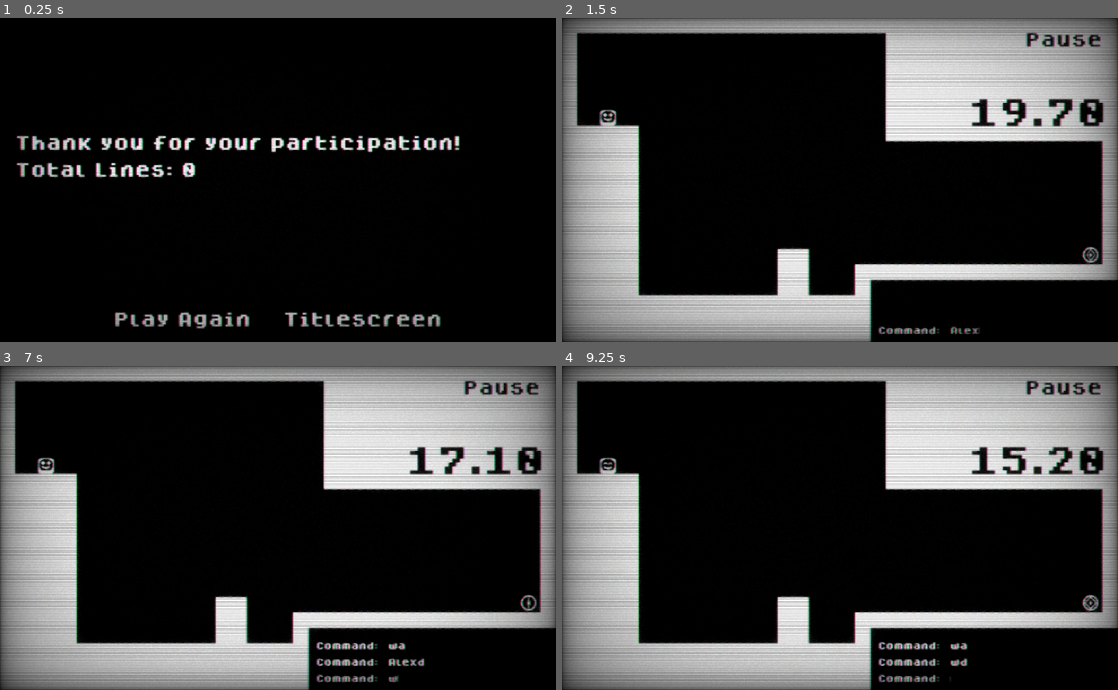
Above: before the commit, frames 1-4 (two rows, left to right).
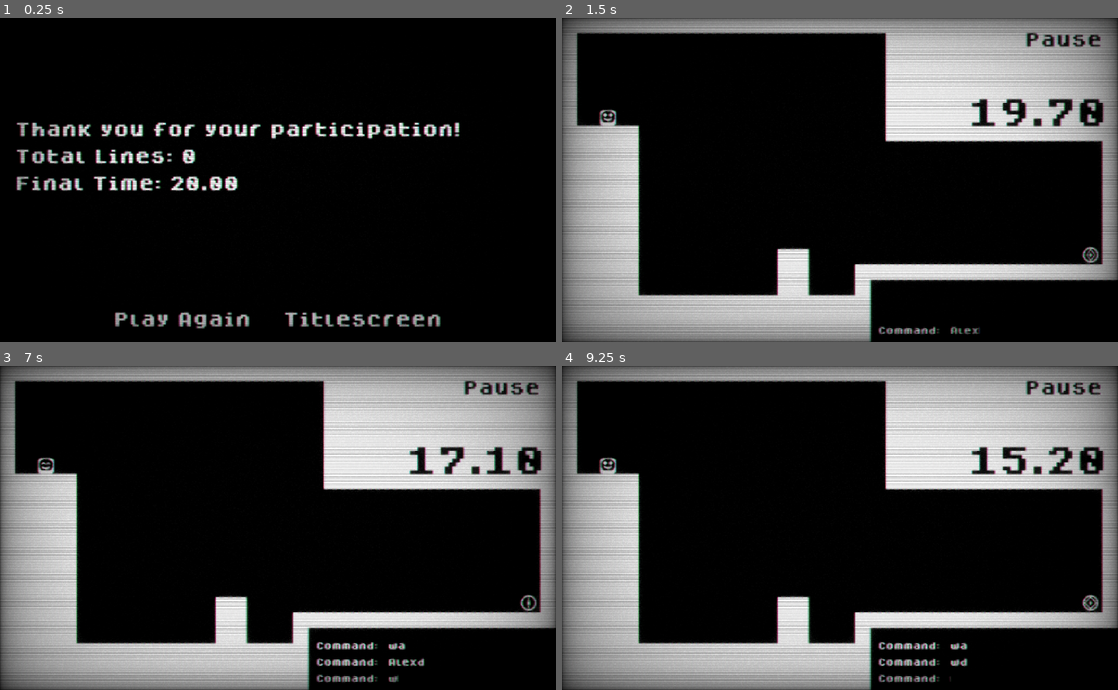
Above: after the commit, the same moments.

Repository: AlejandroCiuba/20s-Game-Jam-2025
Game: Godot game, scene res://scenes/screens/victory.tscn
Two runs of this game, one before a commit and one after it. Both use one fixed random seed, a clock stepped at 60 frames per second and the inputs below. This scene is started directly instead of the project's main scene. Sound files missing from this copy of the repository are replaced by a short silence.
Inputs (mouse positions are in pixels of both pictures, inside the frame that each line leads up to):
- Up to frame 1 (0.25 s): no input
- Up to frame 2 (1.5 s): click "Play Again" at 0.5 s; click (995, 332) at 1.27 s; type "Alex" at 1.35 s
- Up to frame 3 (7 s): tap Enter (command) at 2, 2.1, 4.35, 5.1, 6.6 s; hold D (right) 2.03-2.75 s; tap W (jump) at 2.27, 4.52, 6.77 s; click "Pause" at 2.75 s; click "Restart" at 3.5 s; hold D (right) 4.28-5.03 s; hold A (left) 5.03-5.75 s; click (405, 680) at 5.77 s; type "Alex" at 5.85 s; hold D (right) from 6.53 s (still down)
- Up to frame 4 (9.25 s): tap Enter (command) at 7.35, 8.1, 8.85 s; tap W (jump) at 7.52, 8.27 s; release D (right) at 8.03 s; hold A (left) 8.03-8.78 s; hold D (right) from 8.78 s (still down)

The runs differ from the first frame. In frame 1, 6.7% of the frame differs, in the area x 2-83%, y 32-54%; in frame 2, nothing differs; in frame 3, less than 0.1%; in frame 4, less than 0.1%.

Commit message:
Added final time to the final screen; TODO fix decimal input in terminal

Diff:
--- a/scenes/screens/level.gd
+++ b/scenes/screens/level.gd
@@ -4,6 +4,7 @@
 
 
 func _on_gate_player_entered() -> void:
+	Manager.final_time = $Canvases/UILayer/UI.curr_time as float
 	Manager.victory()
 
 
--- a/scripts/manager.gd
+++ b/scripts/manager.gd
@@ -1,6 +1,7 @@
 extends Node
 
 var total_lines: int = 0
+var final_time: float = 20.0
 
 func change_scene(scene: String):
 	(func (): get_tree().change_scene_to_file(scene)).call_deferred()
--- a/scripts/player.gd
+++ b/scripts/player.gd
@@ -6,7 +6,9 @@
 @export var charbod: CharacterBody2D
 
 var failed: bool = false
-var cmd_queue: Array = []
+
+var cmd_queue: Array = []  # Command processing queue
+signal processing
 
 var idle: bool = true  # Just for the idle animation
 var falling: bool = false  # Just for the falling animation
@@ -49,10 +51,14 @@
 
 
 func _on_command(cmds: Array):
+
 	cmd_queue = cmds  # New commands overwrite previous ones
 	print_debug("COMMAND QUEUE:", cmd_queue)
+
 	while not cmd_queue.is_empty():
 		var next = cmd_queue.pop_front()
+		if next == null:  # Fixes race condition where multiple calls pass their while check
+			return
 		print_debug("Next:", next)
 		await process_command(next[0], next[1])
 
--- a/scripts/terminal.gd
+++ b/scripts/terminal.gd
@@ -38,13 +38,13 @@
 		Manager.total_lines += 1
 
 		var cmd_queue: Array = []
-		var cmd: String = curr_view.get_child(1).get_child(0).text.strip_escapes().strip_edges().to_lower()
+		var cmd: String = curr_view.get_child(1).get_child(0).text.strip_escapes().replace(" ", "").to_lower()
 		print_debug(cmd)
 
 		if not cmd.is_empty():
 			for subcmd in cmd.split(";"):
 				if not subcmd.strip_edges().is_empty():
-					var parse: PackedStringArray = subcmd.strip_edges().split(" ")
+					var parse: PackedStringArray = subcmd.strip_edges().split("")  # TODO: Fix parsing error for decimal numbers
 					print_debug(parse)
 					if len(parse) > 1:
 						cmd_queue.append([parse[0], parse.slice(1)])
--- a/scripts/timer.gd
+++ b/scripts/timer.gd
@@ -1,5 +1,6 @@
 extends Control
 
+var curr_time: float = 20.0
 
 signal timeout
 
@@ -20,6 +21,7 @@
 	var ms: float = 1.0 if not display_ms else 1E1 as float  # Cannot display anything smaller as it is too fast to accurately get
 	for second in range(1, seconds * ms + 1):
 		await get_tree().create_timer(1.0 / ms, false).timeout
-		%TimerDisplay.text = "[b]%.2f[/b]" % (second / ms as float if not countdown else seconds - (second / ms))
+		curr_time = second / ms as float if not countdown else seconds - (second / ms)
+		%TimerDisplay.text = "[b]%.2f[/b]" % curr_time
 
 	timeout.emit()
--- a/scripts/victory.gd
+++ b/scripts/victory.gd
@@ -16,4 +16,4 @@
 
 
 func _ready():
-	%ThankYou.text += "\n\nTotal Lines: %d" % (Manager.total_lines)
+	%ThankYou.text += "\n\nTotal Lines: %d\n\nFinal Time: %.2f" % [Manager.total_lines, Manager.final_time]
Not shown: 1 places in scenes/screens/victory.tscn that only renumber resources
